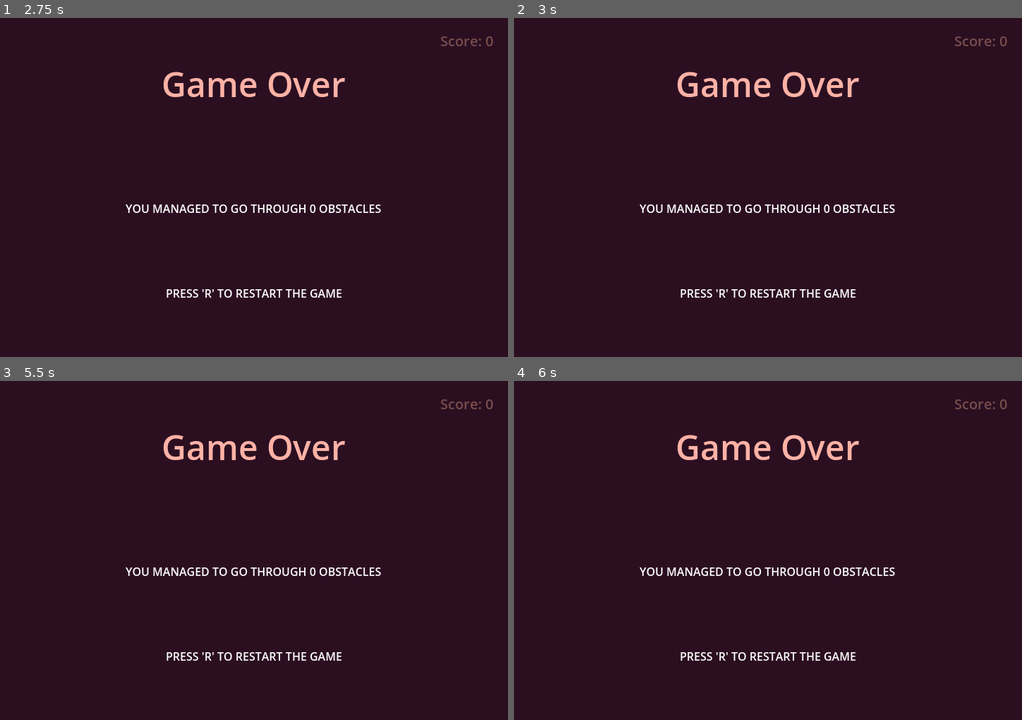
Above: before the commit, frames 1-4 (two rows, left to right).
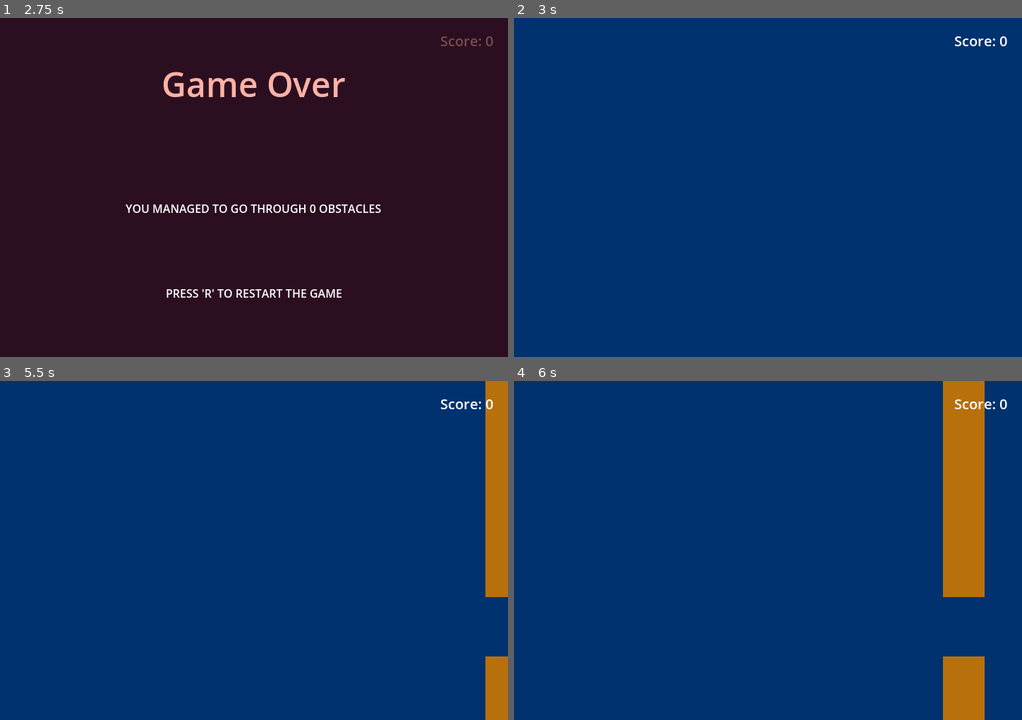
Above: after the commit, the same moments.

Repository: KreaeTerra/Proppy-Plane
Game: Godot game, scene res://scenes/world.tscn
Two runs of this game, one before a commit and one after it. Both use one fixed random seed, a clock stepped at 60 frames per second and the inputs below. The engine's default icon, where the game draws it, is replaced by a stand-in: a white triangle on a blue panel in a dark square.
Inputs:
- Up to frame 1 (2.75 s): hold Right (ui_right) 0.53-1.28 s; hold Left (ui_left) 1.28-2.03 s; tap Enter at 2 s; hold Right (ui_right) from 2.03 s (still down)
- Up to frame 2 (3 s): tap R (ui_restart) at 2.75 s; release Right (ui_right) at 2.78 s; hold Up (ui_up) from 2.78 s (still down)
- Up to frame 3 (5.5 s): tap R (ui_restart) at 3.5, 4.15, 4.25, 5 s; release Up (ui_up) at 3.53 s; hold Left (ui_left) from 3.53 s (still down)
- Up to frame 4 (6 s): tap R (ui_restart) at 5.75 s; release Left (ui_left) at 5.78 s; hold Right (ui_right) from 5.78 s (still down)

Frame 1 is identical in both runs. In frame 2, 100% of the frame differs, in the area x 0-100%, y 0-100%; in frame 3, 100%; in frame 4, 100%.

Commit message:
Make the reload prompt work by unpausing and reloading the World

Diff:
--- a/scenes/game_over_screen.tscn
+++ b/scenes/game_over_screen.tscn
@@ -3,6 +3,7 @@
 [ext_resource type="Script" path="res://scripts/game_over_screen.gd" id="1_a1t8i"]
 
 [node name="GameOverScreen" type="CanvasLayer"]
+process_mode = 3
 script = ExtResource("1_a1t8i")
 
 [node name="Background" type="ColorRect" parent="."]
--- a/scripts/game_over_screen.gd
+++ b/scripts/game_over_screen.gd
@@ -6,3 +6,8 @@
 func _ready():
 	score = Gamedata.score
 	score_label.text = "YOU MANAGED TO GO THROUGH " + str(score) + " OBSTACLES"
+
+func _input(event):
+	if event.is_action_pressed("ui_restart"):
+		get_tree().paused = false
+		get_tree().reload_current_scene()
